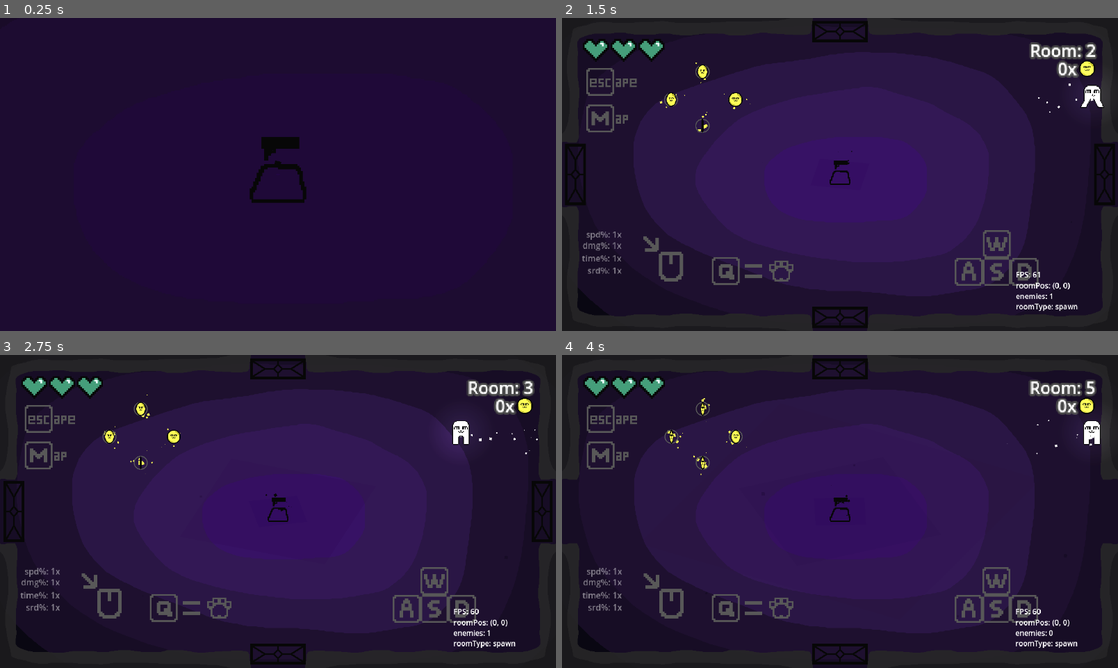
Above: before the commit, frames 1-4 (two rows, left to right).
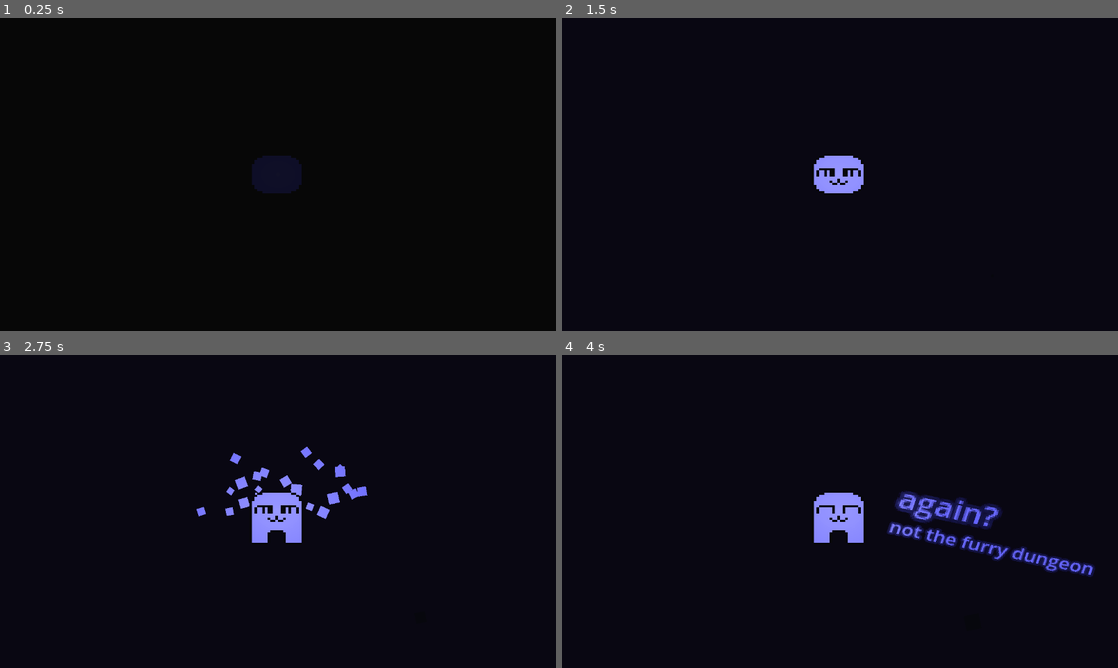
Above: after the commit, the same moments.

Repository: Jurgwem/roguelike
Game: Godot game, scene res://SCENES/game.tscn
The game is run twice, just before and just after one commit, with the same random seed, the same clock (stepped at 60 frames per second) and the same inputs. This scene is started directly instead of the project's main scene.
Inputs (mouse positions are in pixels of both pictures, inside the frame that each line leads up to):
- Up to frame 1 (0.25 s): no input
- Up to frame 2 (1.5 s): move the mouse to (962, 158) at 0.52 s; press the mouse at (962, 158) at 0.53 s; hold D (right) from 0.53 s (still down); tap Up (debugRoomUp) at 0.77 s; move the mouse to (728, 190) at 1.27 s; release the mouse at (728, 190) at 1.28 s; click (728, 190) at 1.35 s
- Up to frame 3 (2.75 s): tap Up (debugRoomUp) at 1.52 s; move the mouse to (333, 442) at 2.02 s; release D (right) at 2.03 s; press the mouse at (333, 442) at 2.03 s; hold A (left) from 2.03 s (still down); tap Q (unequip) at 2.1 s
- Up to frame 4 (4 s): move the mouse to (812, 574) at 2.77 s; release A (left) at 2.78 s; release the mouse at (812, 574) at 2.78 s; hold D (right) from 2.78 s (still down); click (812, 574) at 2.85 s; tap Up (debugRoomUp) at 3.02, 3.77 s; move the mouse to (1006, 558) at 3.52 s; press the mouse at (1006, 558) at 3.53 s

The runs differ from the first frame. In frame 1, 99% of the frame differs, in the area x 0-100%, y 0-100%; in frame 2, 85%; in frame 3, 85%; in frame 4, 85%.

Commit message:
added more randomness

Diff:
--- a/ENEMIES/bat.gd
+++ b/ENEMIES/bat.gd
@@ -66,10 +66,9 @@
 				if isBoss and moves >= 3:
 					moves = 0;
 					timer = -4;
-					if gm.enemyCount == 1:
-						for i : int in 3:
-							var bat : Node2D = batRess.instantiate();
-							get_parent().add_child(bat);
+					for i : int in 3:
+						var bat : Node2D = batRess.instantiate();
+						get_parent().add_child(bat);
 			$AnimatedSprite2D.global_rotation = 0;
 		else:
 			$CollisionShape2D.scale = Vector2(0, 0);
--- a/ENEMIES/froggit.gd
+++ b/ENEMIES/froggit.gd
@@ -8,7 +8,7 @@
 const SPEED : float = 800.0;
 const DAMPING : Vector2 = Vector2(0.95, 0.95);
 const MAX_SPEED : float = 25;
-const KNOCKBACK : float = 32;
+const KNOCKBACK : float = 8;
 const GRAVITY : int = 1600;
 var hasSpawned : bool = false;
 var playedScale : bool = false;
--- a/LOOT/shotgun.gd
+++ b/LOOT/shotgun.gd
@@ -12,8 +12,8 @@
 var init : bool = false;
 var startPos : Vector2 = position;
 
-var reloadTime : int = 4;
-var shootBuffer : float = 1.5;
+var reloadTime : int = 3;
+var shootBuffer : float = 1;
 var ammo : int = 8;
 var rotSpeed : int = 8
 
--- a/LOOT/upgrade.gd
+++ b/LOOT/upgrade.gd
@@ -74,7 +74,7 @@
 			status_head.text = "Speed!"
 			status_body.text = "movement + bullet speed upgraded"
 		elif type == 2:
-			player.timeMod *= 0.8;
+			player.timeMod *= 0.85;
 			status_head.text = "Time!"
 			status_body.text = "reload and buffer time reduced"
 		elif type == 3:
--- a/SCENES/game.tscn
+++ b/SCENES/game.tscn
@@ -17,7 +17,6 @@
 [ext_resource type="Texture2D" uid="uid://do627w40nwsdw" path="res://UI/escape.png" id="11_1gwkv"]
 [ext_resource type="PackedScene" uid="uid://0yt3db2j1c4s" path="res://INST/rock.tscn" id="12_l7axa"]
 [ext_resource type="Texture2D" uid="uid://ddjqoujmr16hc" path="res://UI/map.png" id="13_xr5jt"]
-[ext_resource type="PackedScene" uid="uid://bavjkvv08edv6" path="res://LOOT/gun.tscn" id="15_qe2xy"]
 [ext_resource type="LabelSettings" uid="uid://c8syjpqm7x16j" path="res://UI/inGameUI.tres" id="16_j8uht"]
 [ext_resource type="LabelSettings" uid="uid://bvsa3n0y476yd" path="res://UI/BossUI.tres" id="18_nowuo"]
 
@@ -1053,8 +1052,6 @@
 [node name="WorldEnvironment" type="WorldEnvironment" parent="."]
 environment = SubResource("Environment_noa8x")
 
-[node name="gun" parent="." instance=ExtResource("15_qe2xy")]
-
 [node name="spawnCenter" type="Node2D" parent="."]
 
 [node name="spawnPoint" type="Node2D" parent="spawnCenter"]
@@ -1068,7 +1065,6 @@
 [node name="roomContainer" type="Node2D" parent="."]
 
 [node name="overlay" type="Sprite2D" parent="."]
-visible = false
 z_index = 100
 position = Vector2(2.00001, -2.49999)
 scale = Vector2(41.5625, 22.6094)
--- a/SCENES/start.tscn
+++ b/SCENES/start.tscn
@@ -248,9 +248,9 @@
 offset_right = 213.0
 offset_bottom = 107.0
 scale = Vector2(0.420684, 0.420684)
-text = "art-test
-alpha-2
-29-01-2025
+text = "art-testing
+alpha-3
+04-02-2025
 @Jurgwem"
 label_settings = SubResource("LabelSettings_cm0ib")
 horizontal_alignment = 2
--- a/SCRIPTS/default_bullet.gd
+++ b/SCRIPTS/default_bullet.gd
@@ -31,7 +31,7 @@
 # Called every frame. 'delta' is the elapsed time since the previous frame.
 func _physics_process(_delta: float) -> void:
 	if !hit:
-		position += Vector2(speed * player.speedMod, 0).rotated(rotation)
+		position += Vector2(speed * ((player.speedMod / 10) + 1), 0).rotated(rotation)
 
 		if get_tree().get_node_count_in_group("enemy") != 0:
 			rotation = lerp_angle(rotation, (get_tree().get_nodes_in_group("enemy")[0].global_position - global_position).angle(), player.homingMod * _delta);
--- a/SCRIPTS/game_manager.gd
+++ b/SCRIPTS/game_manager.gd
@@ -8,6 +8,7 @@
 var heartUIRess : Resource = preload("res://INST/heart_ui.tscn");
 signal finishedTransitionFade;
 
+#TIMER
 var timer : float = 0.0;
 
 #I DONT REMBER
@@ -20,9 +21,10 @@
 var lastRoom : String = "none";
 var horz : int = 1280;
 var vert : int = 720;
-var isDev : bool = true;
+var isDev : bool = false;
 var enemyCount : int = 1;
 var randomDoor : int = 0;
+var status : String = "none";
 
 #CAMERA
 var lowestCam : Vector2 = Vector2(0, 0);
@@ -42,14 +44,53 @@
 var bossText : bool = false;
 var timerBoss : float = 0.0;
 var difficulty : float = 1;
-var enemyScale : float= 1;
+var enemyScale : float = 1;
 
 #INTRO
 var playedFadeIn : bool = false;
 var fadeSpeed : float = 0.7;
 
+func spawnStartWeapon() -> void:
+	#BONUS COIN / UPGRADE
+	var wepChance : float = randf();
+	if wepChance > 0.75:
+		var upRes : Resource = load("res://LOOT/upgrade.tscn");
+		var up : Node2D = upRes.instantiate();
+		up.global_position = $"../spawnRoom/spawnCoins".global_position;
+		add_child(up);
+		status = "upgrade";
+	elif wepChance > 0.5:
+		var coinRes : Resource = load("res://LOOT/coin.tscn");
+		var coin : Node2D = coinRes.instantiate();
+		coin.global_position = $"../spawnRoom/spawnCoins".global_position;
+		add_child(coin);
+		status = "coin";
+	#WEAPONS
+	wepChance = randf();
+	if wepChance > 0.9:
+		#SHOTGUN GUN
+		var shotgunRess : Resource = load("res://LOOT/shotgun.tscn");
+		var shotgun : Node2D = shotgunRess.instantiate();
+		shotgun.global_position = Vector2(-37, -30);
+		add_child(shotgun);
+		status = "shotgun";
+	elif wepChance > 0.8:
+		#SEMI-AUTO GUN
+		var fastgunRess : Resource = load("res://LOOT/fastgun.tscn");
+		var fastgun : Node2D = fastgunRess.instantiate();
+		fastgun.global_position = Vector2(-37, -30);
+		add_child(fastgun);
+		status = "fastgun";
+	else:
+		#DEFAULT GUN
+		var gunRess : Resource = load("res://LOOT/gun.tscn");
+		var gun : Node2D = gunRess.instantiate();
+		gun.global_position = Vector2(-37, -30);
+		add_child(gun);
+	pass
 # Called when the node enters the scene tree for the first time.
 func _ready() -> void:
+	call_deferred("spawnStartWeapon");
 	$UI/bossText.scale.y = 0;
 	status_body.text = " ";
 	status_body.scale.x = 0;
@@ -62,15 +103,29 @@
 	finishedTransitionFade.emit();
 	if !isDev:
 		await get_tree().create_timer(3.1).timeout;
-		status_head.text = "again?";
-		status_body.text = "not the furry dungeon";
+		match status:
+			"none":
+				status_head.text = "again?";
+				status_body.text = "not the furry dungeon";
+			"shotgun":
+				status_head.text = "huh?";
+				status_body.text = "im feeling optimistic";
+			"fastgun":
+				status_head.text = "yay";
+				status_body.text = "pew pew";
+			"coin":
+				status_head.text = "money.";
+				status_body.text = "I like money.";
+			"upgrade":
+				status_head.text = "oooh";
+				status_body.text = "... shiny ...";
 		await get_tree().create_timer(2.0).timeout;
 	$UI.visible = true;
 	await get_tree().create_timer(3).timeout;
 	enemyCount -= 1;
 	pass # Replace with function body.
 
-func die(name : String) -> void:
+func die(bodyName : String) -> void:
 	isDead = true;
 	$"../player/status".scale *= 2;
 	$"../player/status".position.x += -100;
@@ -79,13 +134,13 @@
 	status_head.rotation_degrees = -90;
 
 	status_head.text = "You died!";
-	status_body.text = str("You got into ", roomCount, " rooms\n", "died from ", name);
+	status_body.text = str("You got into ", roomCount, " rooms\n", "died from ", bodyName);
 	timer = -5;
 	await get_tree().create_timer(8).timeout;
 	print("quit?");
 	pass
 
-func updateHealth(name : String) -> void:
+func updateHealth(bodyName : String) -> void:
 	for element : Node2D in get_tree().get_nodes_in_group("heartUI"):
 		element.queue_free();
 	for i : int in health:
@@ -93,7 +148,7 @@
 		heartUI.global_position += Vector2(i * 64, 0);
 		$UI/healthPos.add_child(heartUI);
 	if health <= 0 and !isDead:
-		die(name);
+		die(bodyName);
 	pass
 
 # Called every frame. 'delta' is the elapsed time since the previous frame.
@@ -138,8 +193,10 @@
 
 	if isBossRoom and enemyCount == 0:
 		bossText = true;
-		difficulty += 0.5;
-		enemyScale += 0.1;
+		difficulty += 0.33;
+		enemyScale += 0.05;
+		print("diff.: ", difficulty);
+		print("eScale.: ", enemyScale);
 		isBossRoom = false;
 
 	if $UI.position != roomPos and !player.devCam:
--- a/SCRIPTS/gen_room.gd
+++ b/SCRIPTS/gen_room.gd
@@ -19,7 +19,7 @@
 func doors() -> void:
 	$newRoomIndicator.emitting = false;
 	#await get_tree().create_timer(0.1).timeout;
-	var translation : Array = ["up", "right", "down", "left"];
+	var _translation : Array = ["up", "right", "down", "left"];
 	var doorInstance : Node = door.instantiate();
 	get_parent().add_child(doorInstance);
 	#print("n = ", gm.doorCounter, "; trans: ", translation[gm.doorCounter])
--- a/SCRIPTS/player.gd
+++ b/SCRIPTS/player.gd
@@ -27,12 +27,21 @@
 var timeMod : float = 1;
 var spreadMod : float = 1;
 
+#ITEM RELATED
 var pierce : int = 0;
 var slideMod : float = 1;
 var homingMod : float = 0;
 var ammoMod : float = 1;
 
 func _ready() -> void:
+	var chance : float = randf();
+	if chance > 0.75:
+		speedMod = 1 + ((randf() - 0.5) / 3);
+		damageMod = 1 + ((randf() - 0.5) / 3);
+		timeMod = 1 + ((randf() - 0.5) / 3);
+		spreadMod = 1 + ((randf() - 0.5) / 3);
+		modulate = Color(0.33, 0.33, 1);
+		scale = Vector2(1.888, 1.5);
 	$AnimatedSprite2D.animation = "wakeUp"
 	$AnimatedSprite2D.frame = 1;
 	pass
@@ -55,7 +64,7 @@
 		$mapPart.emitting = false;
 
 
-	if modulate != Color(1, 1, 1):
+	if modulate != Color(1, 1, 1) and canMove:
 		var color : float = lerp(modulate.g, 1.0, 3.2 * _delta);
 		modulate = Color(1,color,color);
 		if modulate.b > 0.9:
@@ -184,6 +193,7 @@
 		print("anim finished")
 		$AnimatedSprite2D.animation = "idle"
 	canMove = true;
+	scale = Vector2(1.888, 1.888);
 	pass # Replace with function body.
 
 
--- a/SCRIPTS/room.gd
+++ b/SCRIPTS/room.gd
@@ -224,10 +224,12 @@
 			add_child(froggit);
 
 	if gm.roomType == "boss":
+		var bossCount : int = 1 + (gm.roomCount / 40);
 		if bossChance > 0.5 or true:
-			var bat : Node2D = batRess.instantiate();
-			bat.isBoss = true;
-			add_child(bat);
+			for i : int in bossCount:
+				var bat : Node2D = batRess.instantiate();
+				bat.isBoss = true;
+				add_child(bat);
 
 	await get_tree().create_timer(3).timeout;
 	gm.enemyCount -= 1;
Not shown: 1 places in SCENES/game.tscn that only renumber resources
